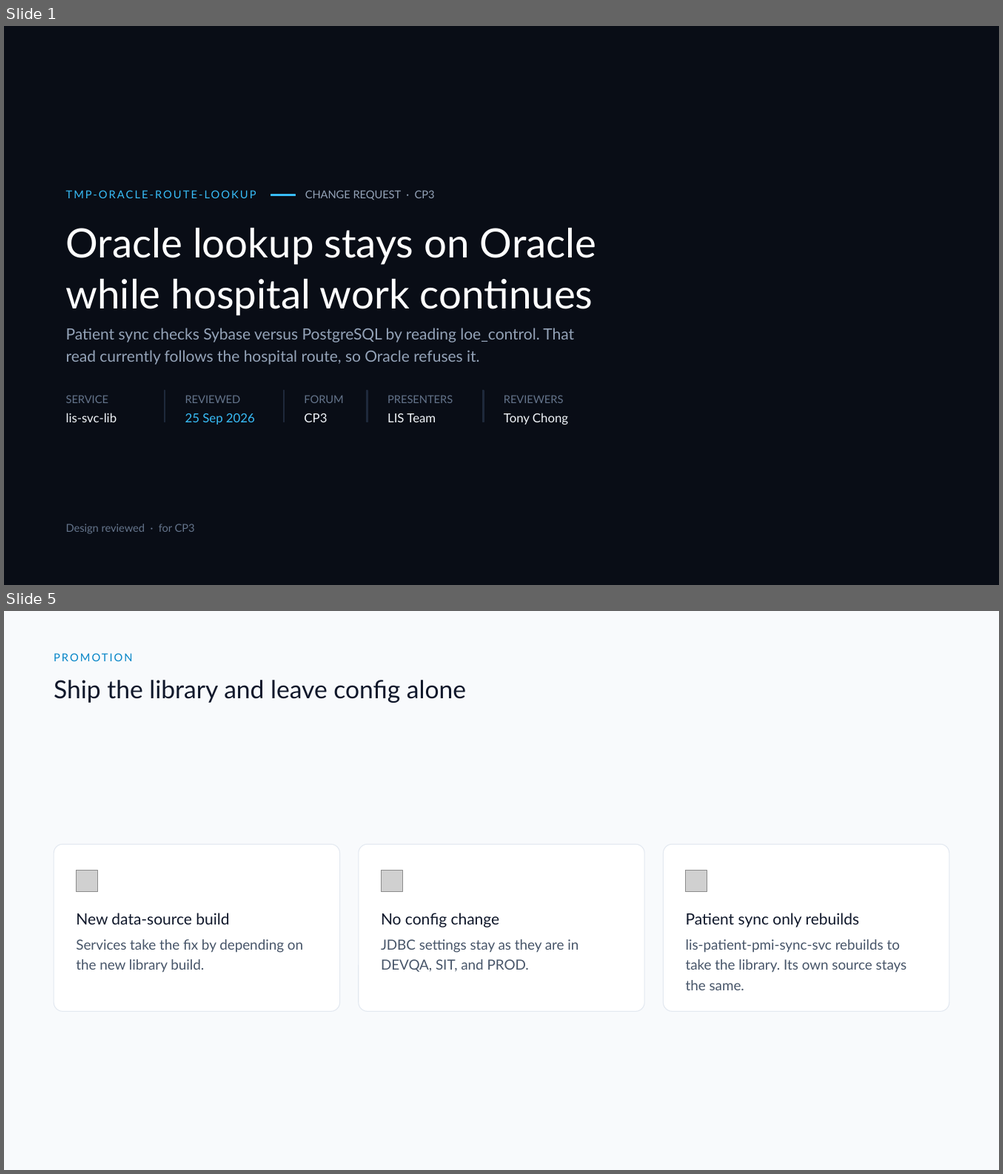
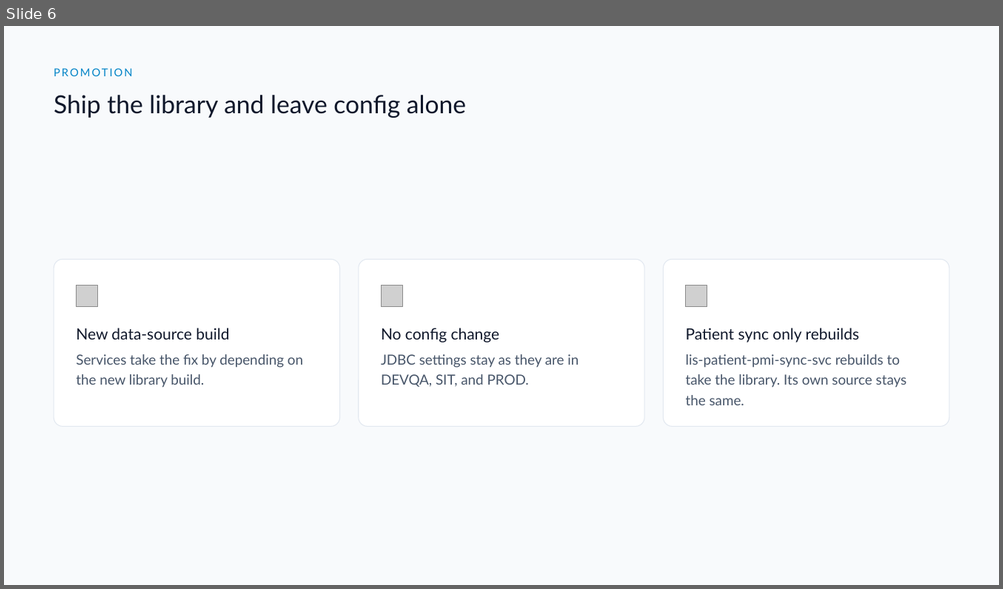
Before and after one commit to DragonChong/HA-Notes, a slide deck: SDLC/Projects/TMP-oracle-route-lookup — Oracle route lookup/assets/Oracle route lookup.pptx. Shown one above the other, each under a label of ours: slides 1 and 5 before the commit, slide 6 after it; the slides between them are not shown. The pictures are 1003x1174 and 1003x589 pixels, drawn with LibreOffice and Linux fonts; fonts in the diff are those of the drawing; grey boxes stand for pictures. Boxes give left, top, right and bottom in pixels: in the first picture for what was removed or moved away, otherwise in the second. Text is boxed around its words. In the diff, an @@ line names an element or a change of style, - is before the commit and + after.

```diff
--- a/SDLC/Projects/TMP-oracle-route-lookup — Oracle route lookup/assets/Oracle route lookup.pptx
+++ b/SDLC/Projects/TMP-oracle-route-lookup — Oracle route lookup/assets/Oracle route lookup.pptx
@@ slide 1 removed at (4,26,999,585), background #090D16 @@
@@ text removed at (66,190,256,198) @@
-TMP-ORACLE-ROUTE-LOOKUP
@@ rectangle removed at (271,195,296,195) @@
@@ text removed at (305,190,435,200) @@
-CHANGE REQUEST · CP3
@@ text removed at (66,227,596,316) @@
-Oracle lookup stays on Oracle
-while hospital work continues
@@ text removed at (66,328,574,365) @@
-Patient sync checks Sybase versus PostgreSQL by reading loe_control. That read currently follows the hospital route, so Oracle refuses it.
@@ text removed at (66,395,108,403) @@
-SERVICE
@@ rectangle removed at (165,391,165,422) @@
@@ text removed at (185,395,241,403) @@
-REVIEWED
@@ rectangle removed at (283,391,284,422) @@
@@ text removed at (304,395,343,403) @@
-FORUM
@@ rectangle removed at (367,391,367,422) @@
@@ text removed at (387,395,452,403) @@
-PRESENTERS
@@ rectangle removed at (483,391,484,422) @@
@@ text removed at (504,395,563,403) @@
-REVIEWERS
@@ text removed at (66,413,117,423) @@
-lis-svc-lib
@@ text removed at (185,414,255,425) @@
-25 Sep 2026
@@ text removed at (304,414,327,423) @@
-CP3
@@ text removed at (387,414,435,423) @@
-LIS Team
@@ text removed at (504,413,568,425) @@
-Tony Chong
@@ text removed at (66,524,195,534) @@
-Design reviewed · for CP3
@@ what was slide 5 is now slide 6 @@
```
Also in this commit, not shown: 5 slides changed, 3 slides added, 1 other slide removed, 3 other files.
